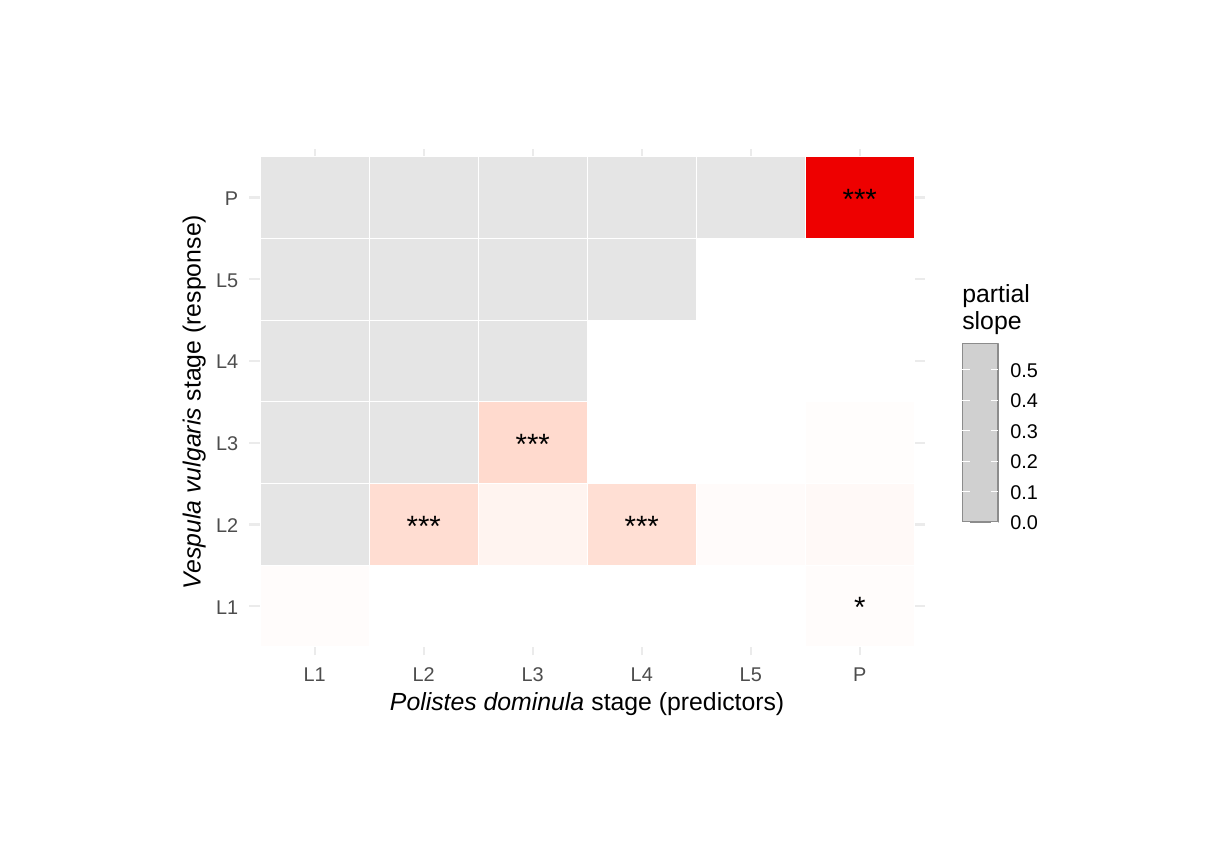
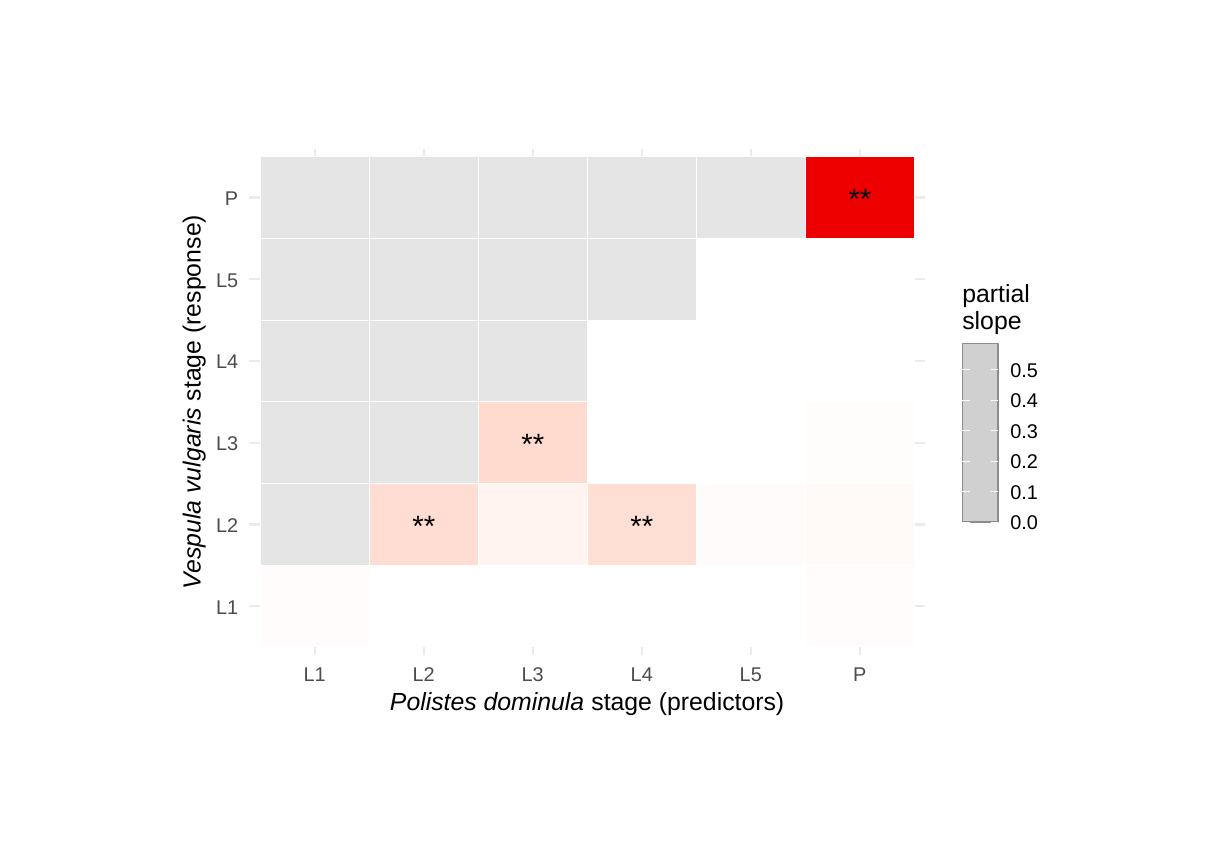
Before and after one commit to tomwenseleers/evodevo_waspcastes, a slide deck: slide 1 of output/figures/Fig2B_source.pptx. Drawn at 1232x868 pixels with LibreOffice and Linux fonts; fonts in the diff are those of the drawing; grey boxes stand for pictures. Boxes give left, top, right and bottom in pixels: in the first picture for what was removed or moved away, otherwise in the second. Text is boxed around its words. In the diff, an @@ line names an element or a change of style, - is before the commit and + after.

```diff
--- a/output/figures/Fig2B_source.pptx
+++ b/output/figures/Fig2B_source.pptx
@@ text at (x1=849, y1=188, x2=871, y2=209): text changed @@
-***
+**
@@ text at (x1=521, y1=432, x2=544, y2=453): text changed @@
-***
+**
@@ text at (x1=413, y1=514, x2=435, y2=535): text changed @@
-***
+**
@@ text at (x1=630, y1=514, x2=652, y2=535): text changed @@
-***
+**
@@ text removed at (x1=854, y1=596, x2=866, y2=617) @@
-*
```
Also in this commit, not shown: 37 other files.
